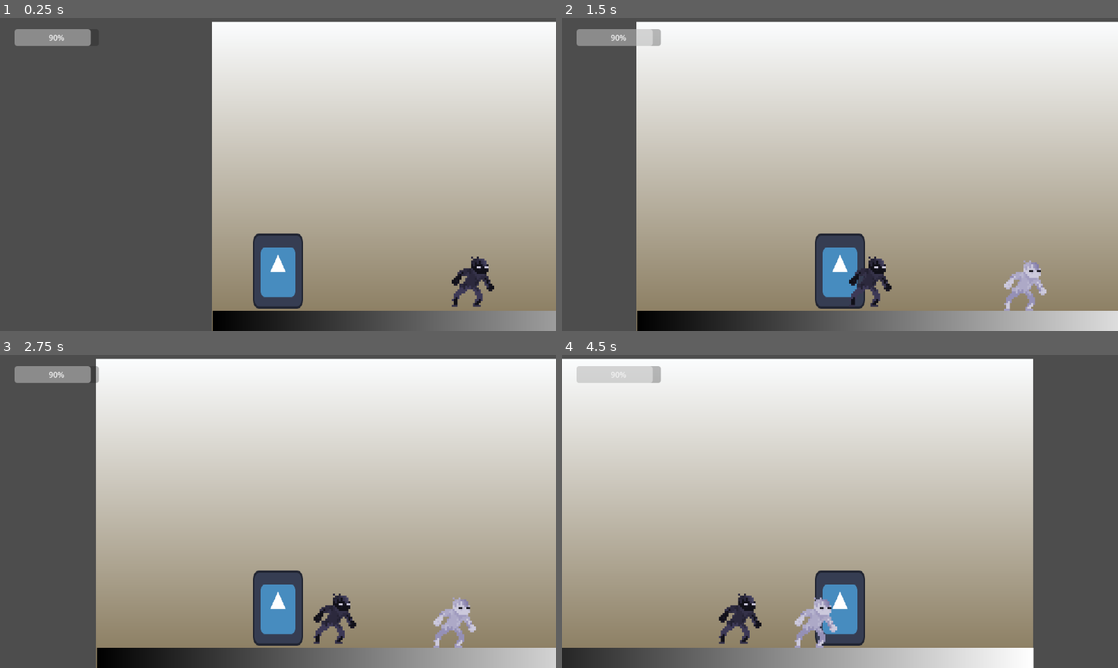
Above: before the commit, frames 1-4 (two rows, left to right).
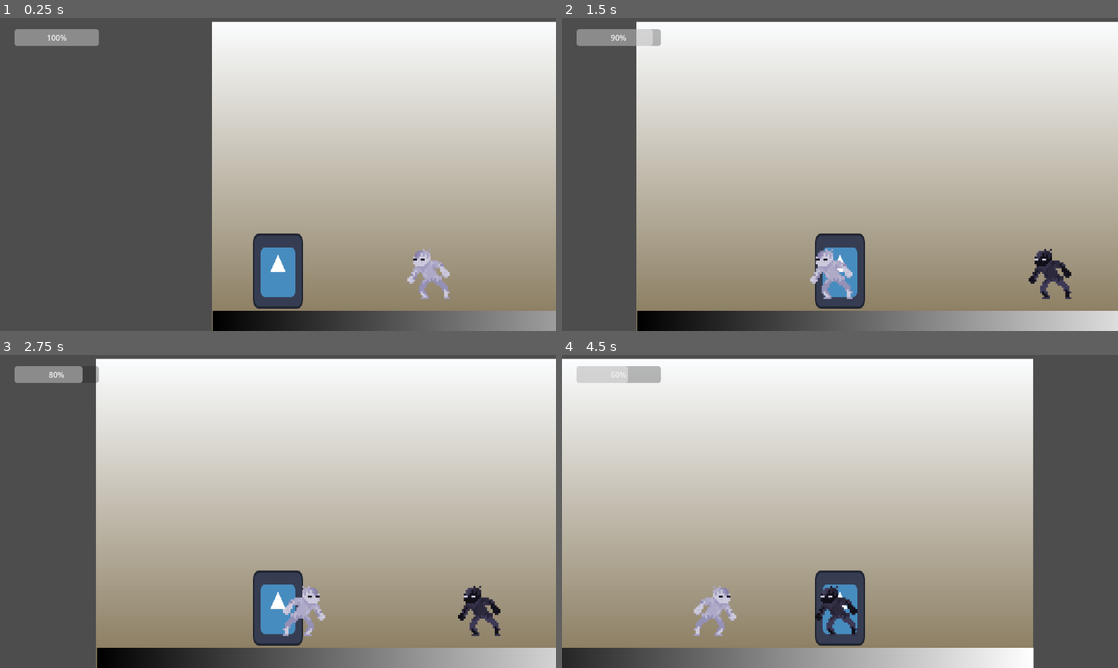
Above: after the commit, the same moments.

Repository: hugoc7/AbyssGameJam
Game: Godot game, scene res://levels/hugo.tscn
Two runs of this game, one before a commit and one after it. Both use one fixed random seed, a clock stepped at 60 frames per second and the inputs below. This scene is started directly instead of the project's main scene. The engine's default icon, where the game draws it, is replaced by a stand-in: a white triangle on a blue panel in a dark square.
Inputs:
- Up to frame 1 (0.25 s): no input
- Up to frame 2 (1.5 s): tap Enter (ui_accept) at 0.5, 0.77 s; hold Right (ui_right) from 0.53 s (still down)
- Up to frame 3 (2.75 s): tap Enter (ui_accept) at 1.52 s; release Right (ui_right) at 2.03 s; hold Left (ui_left) from 2.03 s (still down)
- Up to frame 4 (4.5 s): release Left (ui_left) at 2.78 s; hold Right (ui_right) 2.78-4.28 s; tap Enter (ui_accept) at 3.02, 3.77 s; hold Left (ui_left) from 4.28 s (still down)

The runs differ from the first frame. In frame 1, 1.3% of the frame differs, in the area x 8-89%, y 3-93%; in frame 2, 2.2%; in frame 3, 2.3%; in frame 4, 2.4%, in the area x 8-54%, y 3-94%.

Commit message:
add enemy damage

Diff:
--- a/enemy/enemy_contact.gd
+++ b/enemy/enemy_contact.gd
@@ -9,12 +9,25 @@
 @export var player : Node2D = null
 @export var purchase_distance = Vector2(100,1000)
 @export var speed : float = 50.0
+@export var damage : int = 10
+@export var attack_range : float = 200
+
+var is_in_cooldown = false
 
 func _ready():
 	if color == Enums.LightColor.WHITE:
 		$Sprite2D.set_texture(white_texture)
 	elif color == Enums.LightColor.BLACK:
 		$Sprite2D.set_texture(black_texture)
+
+	if Engine.is_editor_hint():
+		set_process(false)
+		return
+
+	body_entered.connect(_on_body_entered)
+	$CooldownTimer.timeout.connect(_on_cooldown_timeout)
+
+
 
 func _on_background_color_changed(bkg_color: Enums.LightColor):
 	$Sprite2D.visible = bkg_color != color
@@ -25,4 +38,24 @@
 	var sqr_dist_to_player = global_position.distance_squared_to(player.position)
 	if sqr_dist_to_player < purchase_distance.y * purchase_distance.y:
 		if sqr_dist_to_player > purchase_distance.x * purchase_distance.x:
-			global_position.x += sign(player.global_position.x - global_position.x) * speed * delta
+			var direction = sign(player.global_position.x - global_position.x)
+			global_position.x += direction * speed * delta
+			#if $Sprite2D.scale.x * direction < 0:
+			$Sprite2D.scale.x = direction * abs($Sprite2D.scale.x)
+	if sqr_dist_to_player < attack_range*attack_range and not is_in_cooldown:
+		_damage_player()
+		is_in_cooldown = true
+		$CooldownTimer.start()
+
+func _damage_player():
+	if player == null:
+		return
+	player.take_damage(damage)
+	print_debug("atk player")
+
+func _on_cooldown_timeout():
+	is_in_cooldown = false
+
+func _on_body_entered(body):
+	pass
+	#_damage_player()
--- a/enemy/enemy_contact.tscn
+++ b/enemy/enemy_contact.tscn
@@ -13,6 +13,8 @@
 script = ExtResource("1_51gnd")
 white_texture = ExtResource("4_a1kmb")
 black_texture = ExtResource("3_gj8y7")
+damage = null
+attack_range = null
 
 [node name="CollisionShape2D" type="CollisionShape2D" parent="."]
 position = Vector2(0, 14)
@@ -22,3 +24,6 @@
 texture_filter = 1
 scale = Vector2(4, 4)
 texture = ExtResource("4_a1kmb")
+
+[node name="CooldownTimer" type="Timer" parent="."]
+one_shot = true
--- a/game_manager/game_manager.gd
+++ b/game_manager/game_manager.gd
@@ -1,11 +1,13 @@
 extends Node
 
 @export var world_rect : Rect2 = Rect2(-2000, -2000, 4000, 4000)
+@export var main_menu : PackedScene = null
 
 
 signal level_color_state_changed(color: Enums.LightColor)
 
 var level_color_state = Enums.LightColor.WHITE
+
 
 func _switch_color():
 	if level_color_state == Enums.LightColor.WHITE:
@@ -15,14 +17,18 @@
 	$Background.update_color(level_color_state)
 	emit_signal("level_color_state_changed", level_color_state)
 
-# Called when the node enters the scene tree for the first time.
 func _ready():
 	for enemy in $Enemy.get_children():
 		level_color_state_changed.connect(enemy._on_background_color_changed)
+	$Player.life_changed.connect(_on_life_changed)
+
+
+func _on_life_changed(life: int):
+	if life == 0:
+		get_tree().change_scene_to_packed(main_menu)
 
 
 
-# Called every frame. 'delta' is the elapsed time since the previous frame.
 func _process(delta):
 	if Input.is_action_just_pressed("debug_switch_level_color"):
 		_switch_color()
--- a/levels/hugo.tscn
+++ b/levels/hugo.tscn
@@ -1,7 +1,8 @@
-[gd_scene load_steps=12 format=3 uid="uid://b4yhk5o1gop6"]
+[gd_scene load_steps=13 format=3 uid="uid://b4yhk5o1gop6"]
 
 [ext_resource type="Script" path="res://game_manager/game_manager.gd" id="1_tdwjc"]
 [ext_resource type="Texture2D" uid="uid://dl4qnp8j0q2fs" path="res://background/bkg_light.tres" id="2_daf2r"]
+[ext_resource type="PackedScene" uid="uid://bmul6447vnsfc" path="res://menu/main_menu.tscn" id="2_gjmx3"]
 [ext_resource type="Script" path="res://background/background.gd" id="3_cer8s"]
 [ext_resource type="Texture2D" uid="uid://chskkiuolcqd6" path="res://background/bkg_dark.tres" id="4_uiwq1"]
 [ext_resource type="PackedScene" uid="uid://ck8o5v52wgvf6" path="res://player/player.tscn" id="5_d21w1"]
@@ -19,6 +20,7 @@
 
 [node name="HUgo" type="Node2D"]
 script = ExtResource("1_tdwjc")
+main_menu = ExtResource("2_gjmx3")
 
 [node name="PlayerSpawn" type="Marker2D" parent="."]
 position = Vector2(120, 390)
@@ -49,13 +51,17 @@
 [node name="Enemy" type="Node" parent="."]
 
 [node name="EnemyContact" parent="Enemy" node_paths=PackedStringArray("player") instance=ExtResource("6_l8te7")]
-position = Vector2(880, 532)
+position = Vector2(461, 508)
 player = NodePath("../../Player")
+damage = 10
+attack_range = 200.0
 
 [node name="EnemyContact2" parent="Enemy" node_paths=PackedStringArray("player") instance=ExtResource("6_l8te7")]
-position = Vector2(552, 524)
+position = Vector2(931, 508)
 color = 1
 player = NodePath("../../Player")
+damage = 10
+attack_range = 200.0
 
 [node name="HUD" parent="." instance=ExtResource("7_pvkj3")]
 
--- /dev/null
+++ b/menu/main_menu.tscn
@@ -0,0 +1,25 @@
+[gd_scene format=3 uid="uid://bmul6447vnsfc"]
+
+[node name="MainMenu" type="Control"]
+layout_mode = 3
+anchors_preset = 15
+anchor_right = 1.0
+anchor_bottom = 1.0
+grow_horizontal = 2
+grow_vertical = 2
+
+[node name="Label" type="Label" parent="."]
+layout_mode = 1
+anchors_preset = 8
+anchor_left = 0.5
+anchor_top = 0.5
+anchor_right = 0.5
+anchor_bottom = 0.5
+offset_left = -20.0
+offset_top = -11.5
+offset_right = 20.0
+offset_bottom = 11.5
+grow_horizontal = 2
+grow_vertical = 2
+theme_override_font_sizes/font_size = 32
+text = "MENU PRINCIPAL"
--- a/player/player.gd
+++ b/player/player.gd
@@ -7,7 +7,17 @@
 
 # Get the gravity from the project settings to be synced with RigidBody nodes.
 var gravity = ProjectSettings.get_setting("physics/2d/default_gravity")
-var file = 100
+var life = 100
+
+func take_damage(damage: int):
+	life -= damage
+	if life < 0:
+		life = 0
+	emit_signal("life_changed", life)
+
+
+func _ready():
+	emit_signal("life_changed", life)
 
 func _physics_process(delta):
 	# Add the gravity.
